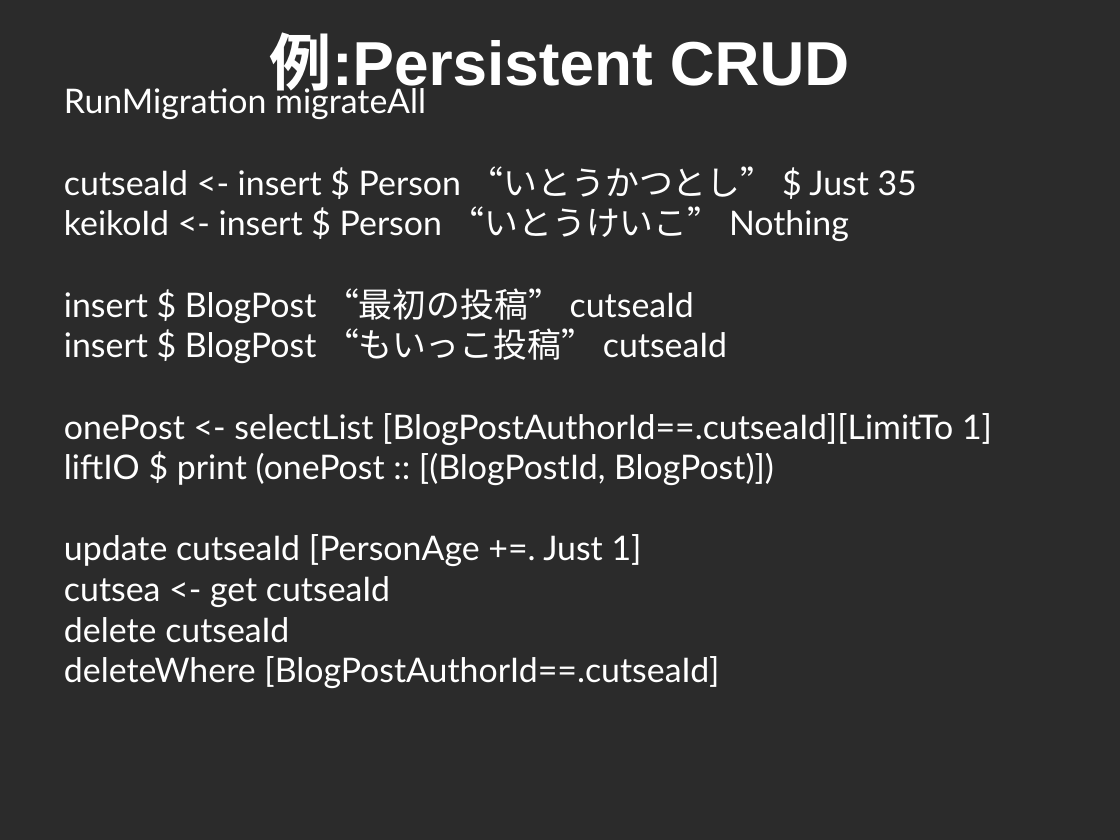
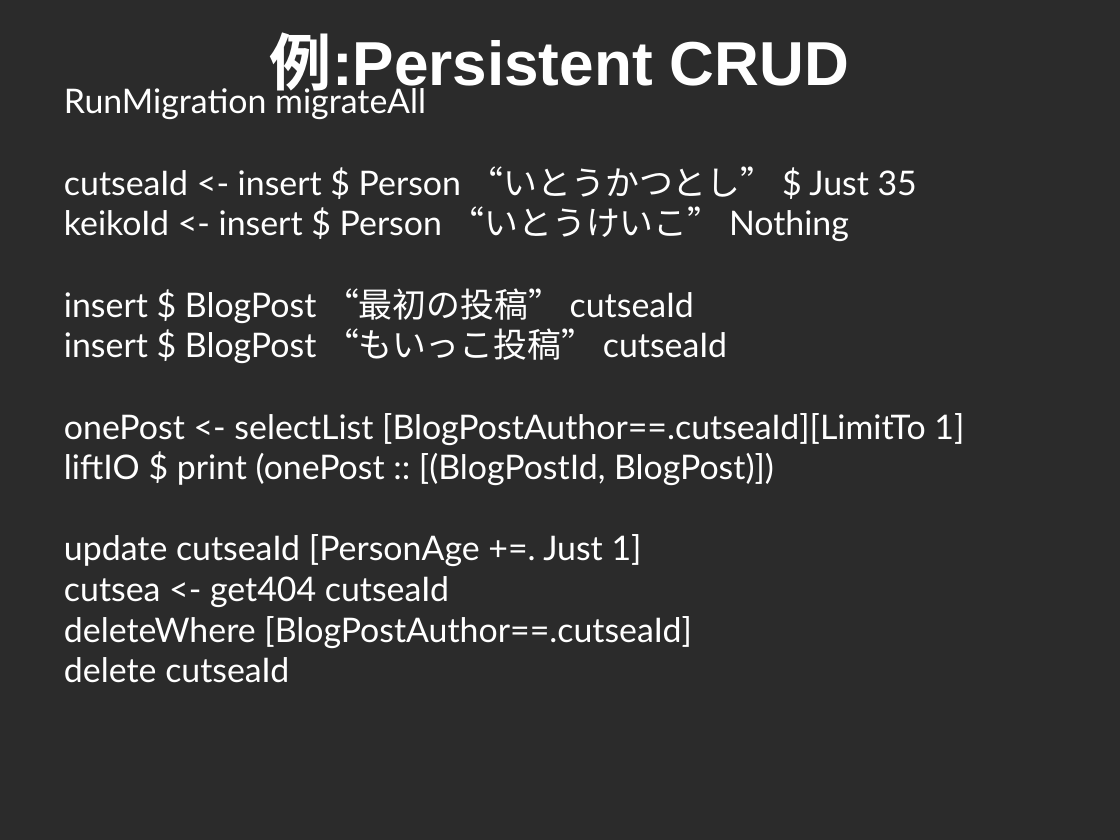
Before and after one commit to cutsea110/cross-slide, a slide deck: slide 20 of CROSS-Yesod.odp. Drawn at 1120x840 pixels with LibreOffice and Linux fonts; fonts in the diff are those of the drawing; background and template pictures are left out; a plain dark background stands for a picture behind light text. Boxes give left, top, right and bottom in pixels: in the first picture for what was removed or moved away, otherwise in the second. Text is boxed around its words. In the diff, an @@ line names an element or a change of style, - is before the commit and + after.

```diff
--- a/CROSS-Yesod.odp
+++ b/CROSS-Yesod.odp
@@ text at [64, 413, 964, 445]: text changed @@
-onePost <- selectList [BlogPostAuthorId==.cutseaId][LimitTo 1]
+onePost <- selectList [BlogPostAuthor==.cutseaId][LimitTo 1]
@@ text at [64, 576, 691, 648]: text changed @@
-cutsea <- get cutseaId
+cutsea <- get404 cutseaId
+deleteWhere [BlogPostAuthor==.cutseaId]
@@ text at [64, 656, 719, 688]: paragraph removed @@
-deleteWhere [BlogPostAuthorId==.cutseaId]
```
Also in this commit, not shown: 1 other slide changed, 1 other file.
